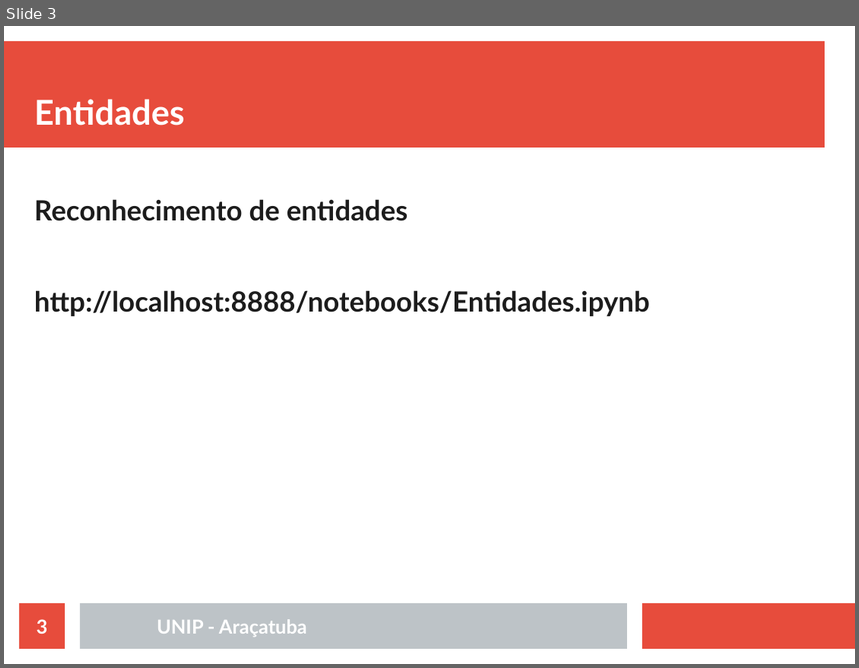
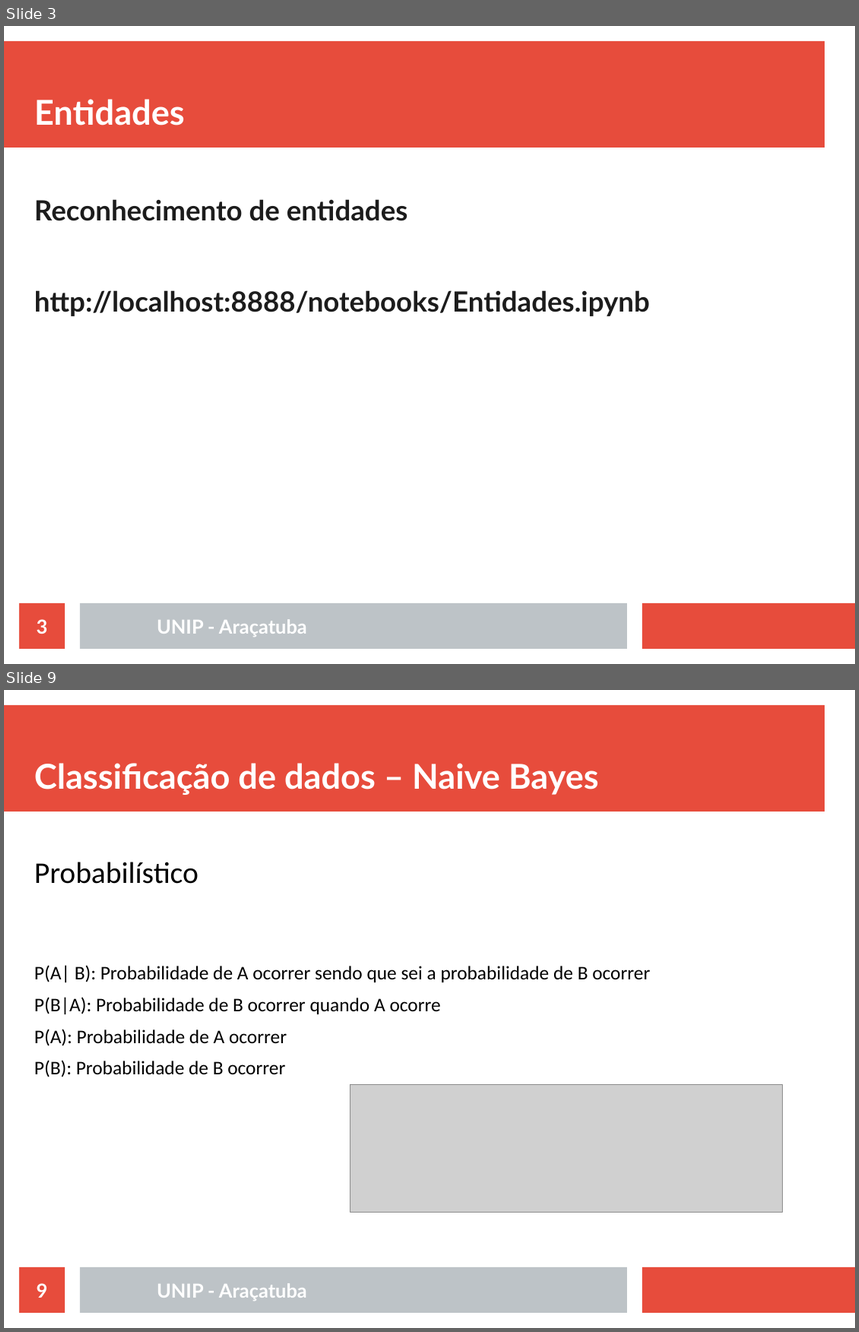
Before and after one commit to rafaelstojoao/pos-unip, a slide deck: [2020][modulo][Processamento_Linguagem_Natural]/[aula]02[classificacao].odp. Shown one above the other, each under a label of ours: slide 3 before the commit, slides 3 and 9 after it; the slides between them are not shown. The pictures are 859x668 and 859x1332 pixels, drawn with LibreOffice and Linux fonts; fonts in the diff are those of the drawing; grey boxes stand for pictures. Boxes give left, top, right and bottom in pixels: in the first picture for what was removed or moved away, otherwise in the second. Text is boxed around its words. In the diff, an @@ line names an element or a change of style, - is before the commit and + after.

```diff
--- a/[2020][modulo][Processamento_Linguagem_Natural]/[aula]02[classificacao].odp
+++ b/[2020][modulo][Processamento_Linguagem_Natural]/[aula]02[classificacao].odp
@@ slide 9 added at (x1=4, y1=690, x2=855, y2=1328), background #FFFFFF; not listed: 3 template elements that a slide beside it also shows @@
@@ title added at (x1=34, y1=763, x2=599, y2=795), 32 pt, text #FFFFFF, bold @@
+Classificação de dados – Naive Bayes
@@ text added at (x1=34, y1=862, x2=650, y2=1078), 18 pt, text #000000 @@
+Probabilístico
+P(A| B): Probabilidade de A ocorrer sendo que sei a probabilidade de B ocorrer
+P(B|A): Probabilidade de B ocorrer quando A ocorre
+P(A): Probabilidade de A ocorrer
+P(B): Probabilidade de B ocorrer
@@ picture added at (x1=350, y1=1085, x2=782, y2=1213) @@
@@ page number added at (x1=19, y1=1268, x2=65, y2=1313), fill #E74C3C, 18 pt, text #FFFFFF, bold @@
+9
@@ text added at (x1=157, y1=1284, x2=307, y2=1301), 18 pt, text #FFFFFF, bold @@
+UNIP - Araçatuba
```
Also in this commit, not shown: 3 slides changed, 24 other slides added, 4 slides removed, 46 other files.
